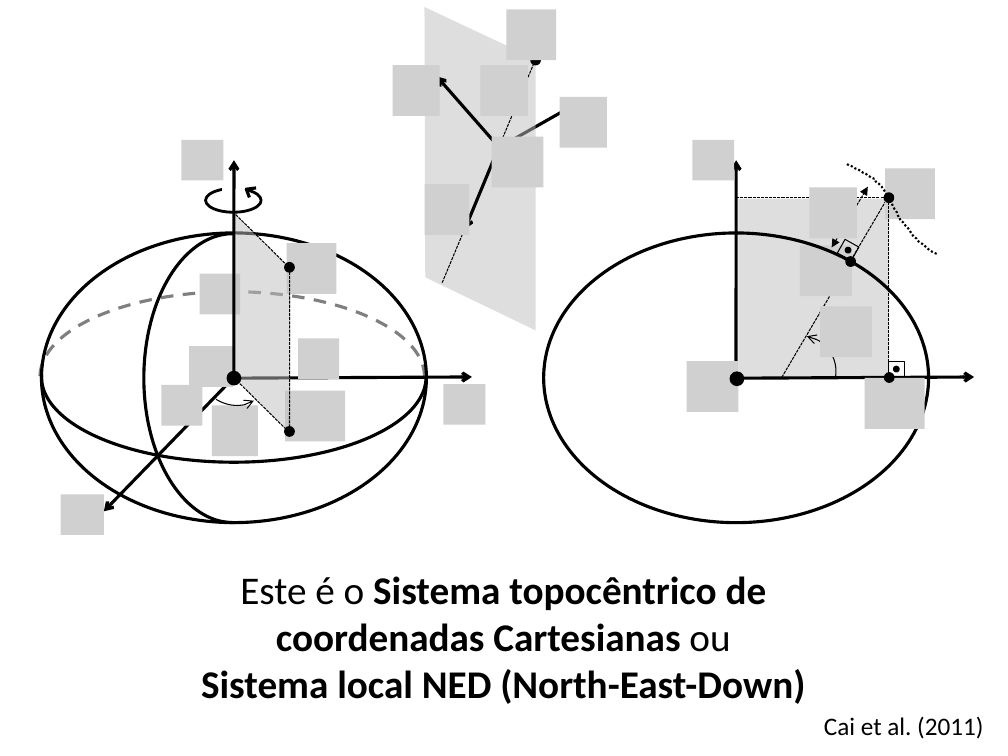
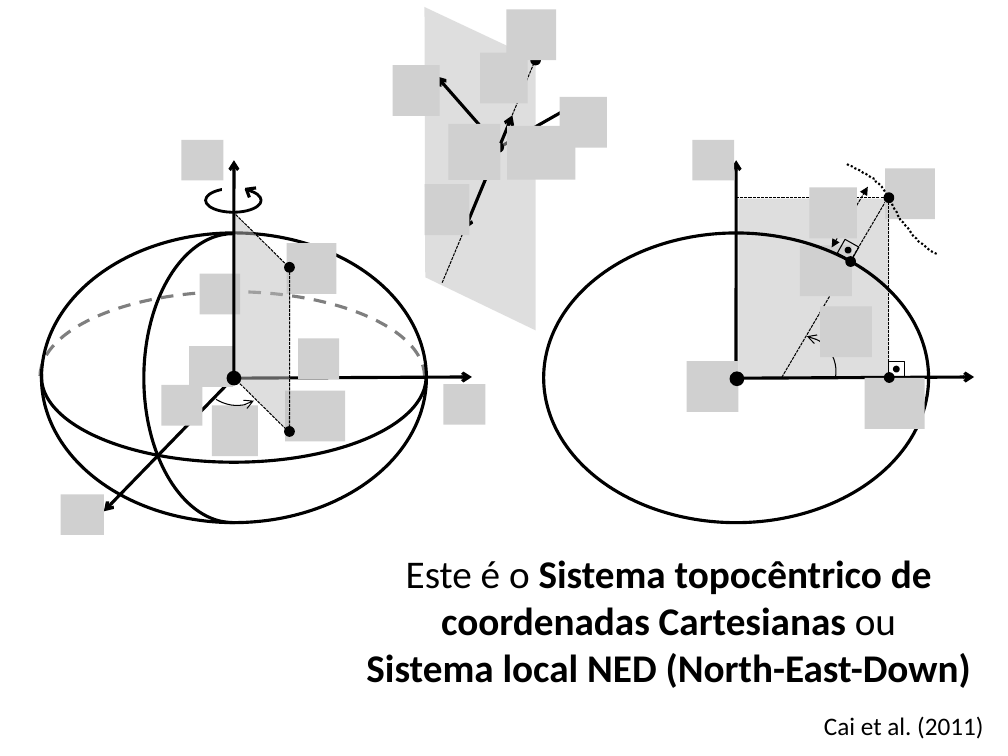
Before and after one commit to pinga-lab/CE-VII-SimBGf-2016, a slide deck: slide 37 of slides/3_sistemas_coordenadas.pptx. Drawn at 1008x756 pixels with LibreOffice and Linux fonts; fonts in the diff are those of the drawing; grey boxes stand for pictures. Boxes give left, top, right and bottom in pixels: in the first picture for what was removed or moved away, otherwise in the second. Text is boxed around its words. In the diff, an @@ line names an element or a change of style, - is before the commit and + after.

Commit message:
inclui referencias sobre sistemas de coordenadas

```diff
--- a/slides/3_sistemas_coordenadas.pptx
+++ b/slides/3_sistemas_coordenadas.pptx
@@ picture: place and size @@
-picture at bbox=[481, 66, 528, 116]
+picture at bbox=[480, 52, 527, 103]
@@ arrow added from (501, 143) to (512, 115), #000000 2.25 pt @@
@@ picture added at bbox=[449, 124, 501, 180] @@
@@ picture removed at bbox=[492, 137, 544, 187] @@
@@ ellipse added at bbox=[495, 143, 503, 151], fill #000000, outline #000000 2 pt @@
@@ picture added at bbox=[507, 126, 576, 179] @@
@@ text "Este é o Sistema topocêntrico ...": place and size @@
-text "Este é o Sistema topocêntrico ..." at bbox=[201, 576, 805, 704]
+text "Este é o Sistema topocêntrico ..." at bbox=[366, 560, 971, 688]
```
Also in this commit, not shown: 15 other slides changed, 1 slide added.
